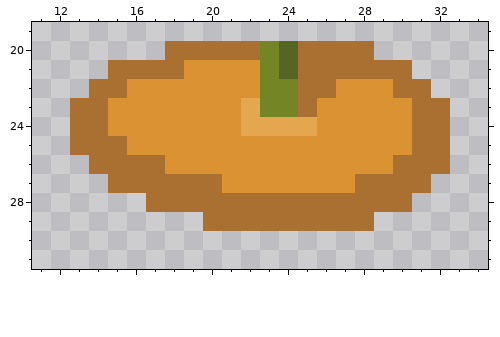
One commit to this pixel-art sprite: Assets/Sprites/UI Stuff/Overworld/Seeds Inventory/UI_menu_seeds_plant1.png. The picture above was drawn from the file before the commit.
The file is 40x40 pixels. Shown: x 11..34, y 19..31.
Once edited:
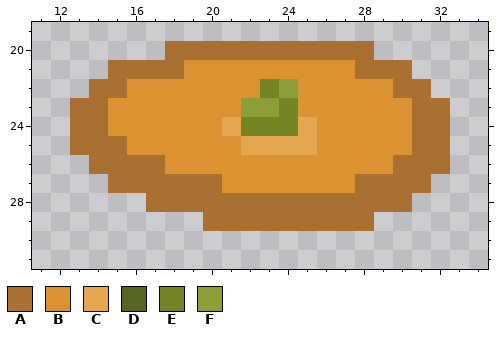
Palette (. is transparent): A #a97032  B #db9233  C #e4a64e  D #566424  E #738525  F #8b9e37
Diff:
Changed rows in their new state; - is an unchanged pixel.
first column x 21:
20 --AA---
21 --BBBBB
22 ---FBB-
23 -FF-B--
24 CEEE---
25 -CCCC--
Where, in picture pixels (left, top, right, bottom), the same in both pictures:
changed: (222, 41, 355, 155)
